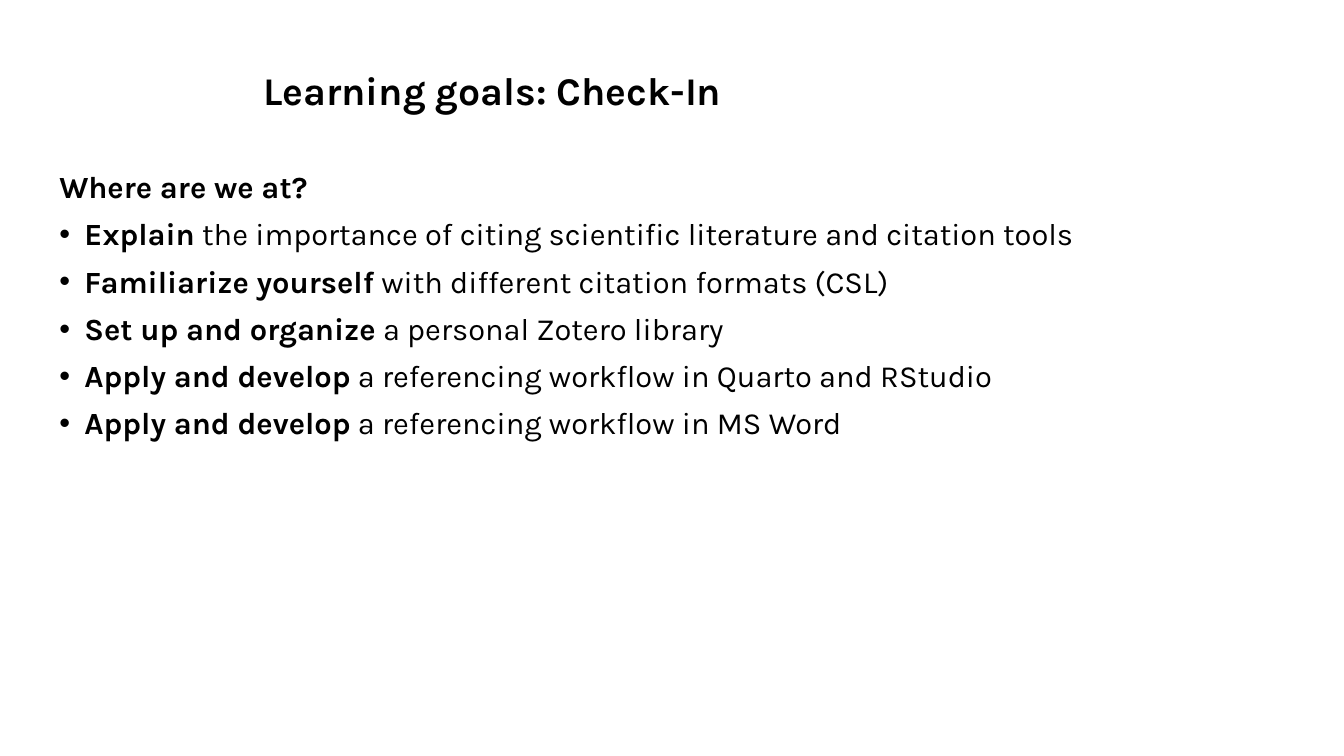
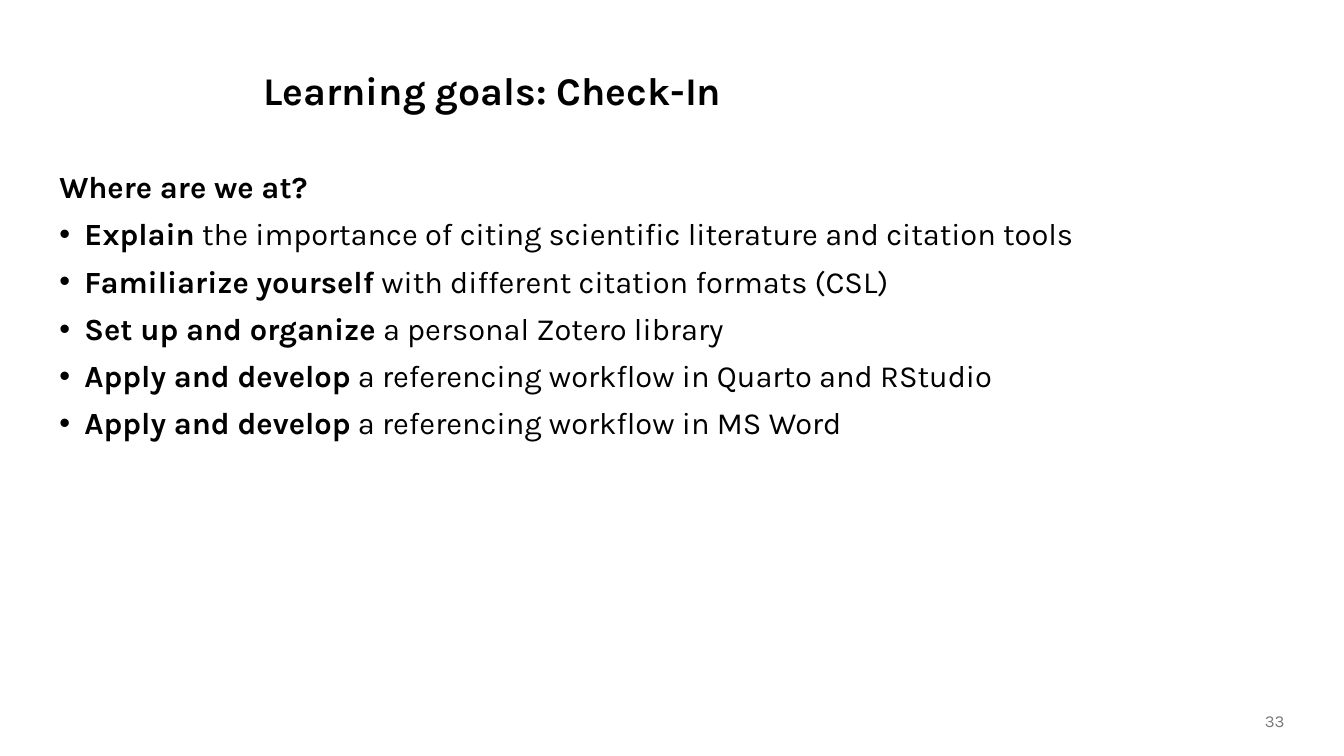
Before and after one commit to lmu-osc/train-the-trainer-test-repo-separate-slidedeck-zenodo, a slide deck: slide 33 of index.pptx. Drawn at 1344x756 pixels with LibreOffice and Linux fonts; fonts in the diff are those of the drawing; background and template pictures are left out. Boxes give left, top, right and bottom in pixels: in the first picture for what was removed or moved away, otherwise in the second. Text is boxed around its words. In the diff, an @@ line names an element or a change of style, - is before the commit and + after.

```diff
--- a/index.pptx
+++ b/index.pptx
@@ page number added at box(1265, 716, 1285, 727), 12 pt, text #797979 @@
+33
```
Also in this commit, not shown: 40 other slides changed, 5 other files.
